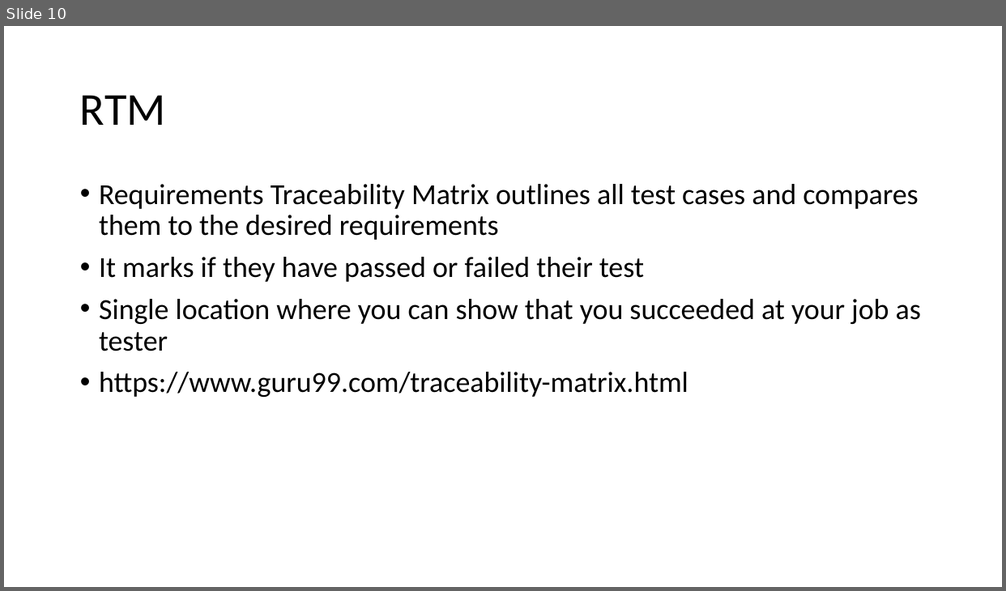
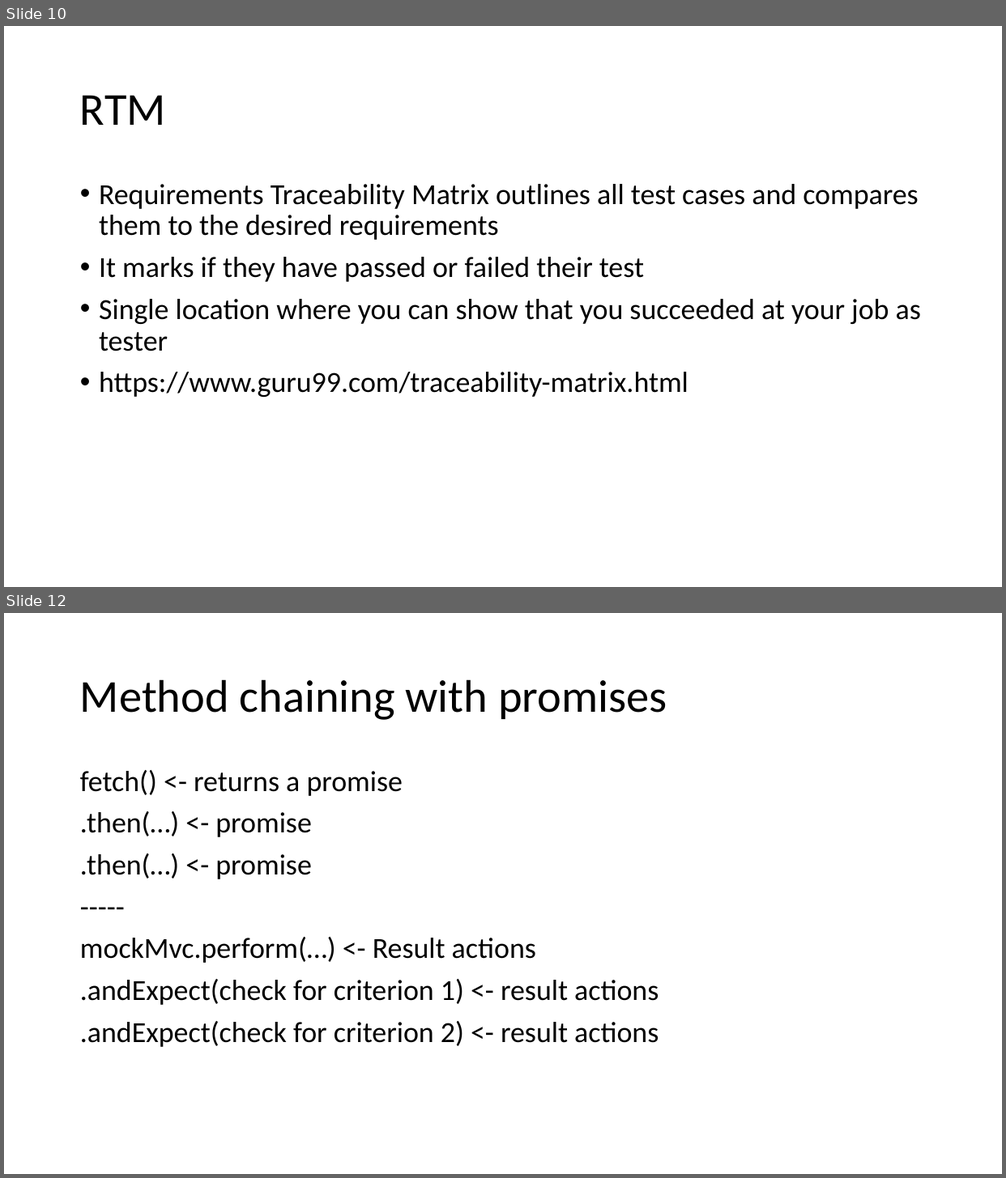
Before and after one commit to WilliamOna/staging-automation-primer-3-23, a slide deck: PrimerNotes.pptx. Shown one above the other, each under a label of ours: slide 10 before the commit, slides 10 and 12 after it; the slides between them are not shown. The pictures are 1006x591 and 1006x1178 pixels, drawn with LibreOffice and Linux fonts; fonts in the diff are those of the drawing. Boxes give left, top, right and bottom in pixels: in the first picture for what was removed or moved away, otherwise in the second. Text is boxed around its words. In the diff, an @@ line names an element or a change of style, - is before the commit and + after.

```diff
--- a/PrimerNotes.pptx
+++ b/PrimerNotes.pptx
@@ slide 12 added at (4,613,1002,1174), background #FFFFFF @@
@@ title added at (80,679,667,720), 44 pt, text #000000 @@
+Method chaining with promises
@@ text added at (80,770,658,1047), 28 pt, text #000000 @@
+fetch() <- returns a promise
+.then(…) <- promise
+.then(…) <- promise
+-----
+mockMvc.perform(…) <- Result actions
+.andExpect(check for criterion 1) <- result actions
+.andExpect(check for criterion 2) <- result actions
```
Also in this commit, not shown: 1 other slide added, 1 other file.
